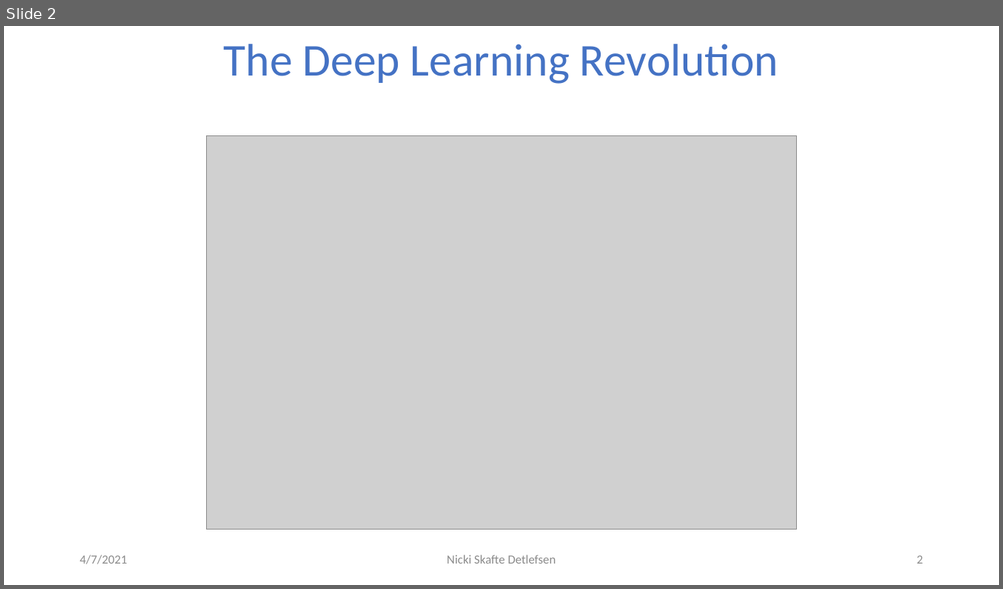
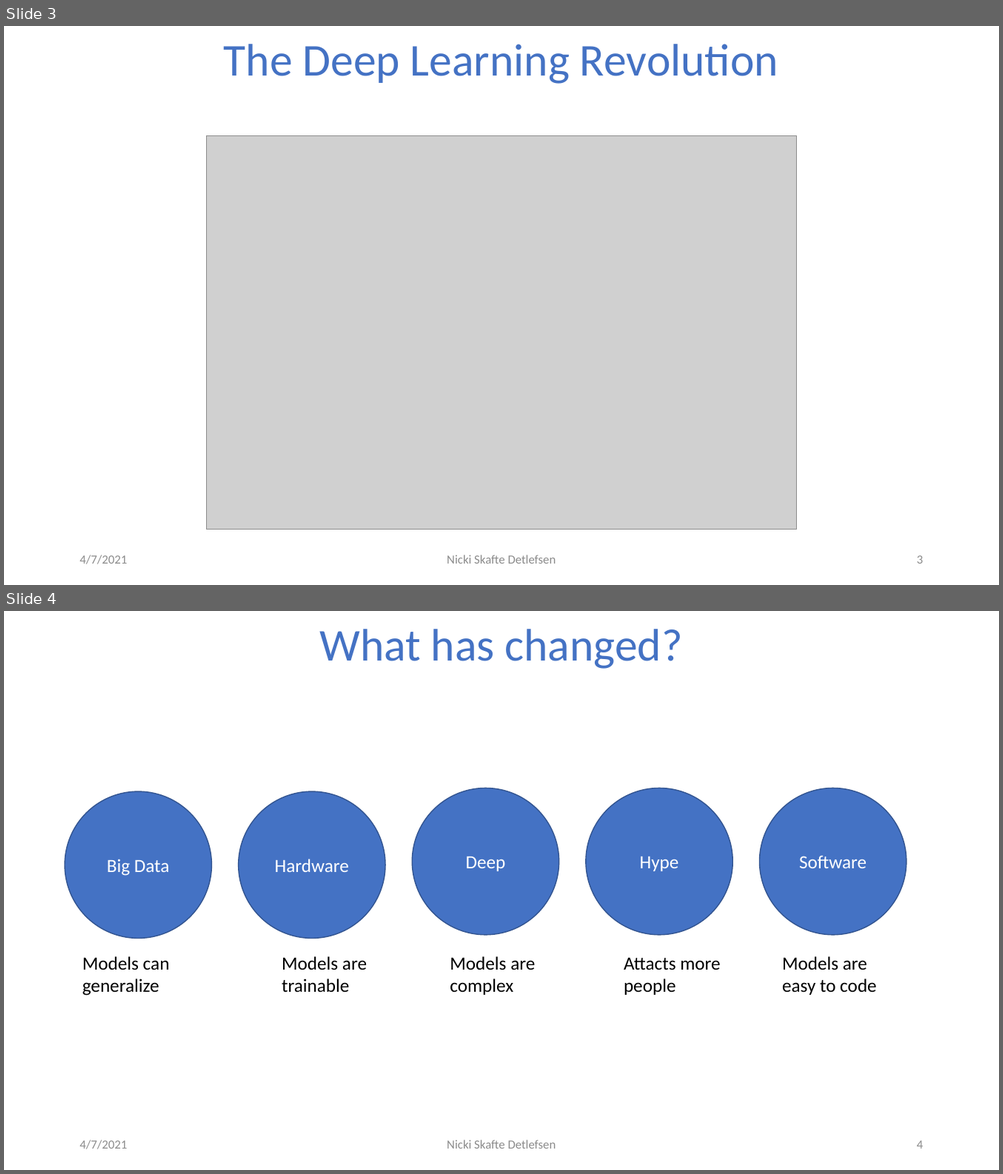
Before and after one commit to DeepEasterbunny/dtu_mlops, a slide deck: How autodiff changed the world.pptx. Shown one above the other, each under a label of ours: slide 2 before the commit, slides 3 and 4 after it. The pictures are 1003x589 and 1003x1174 pixels, drawn with LibreOffice and Linux fonts; fonts in the diff are those of the drawing; grey boxes stand for pictures; background and template pictures are left out. Boxes give left, top, right and bottom in pixels: in the first picture for what was removed or moved away, otherwise in the second. Text is boxed around its words. In the diff, an @@ line names an element or a change of style, - is before the commit and + after.

```diff
--- a/How autodiff changed the world.pptx
+++ b/How autodiff changed the world.pptx
@@ slide 4 added at (x1=4, y1=611, x2=999, y2=1170), background #FFFFFF @@
@@ title added at (x1=319, y1=629, x2=683, y2=669), 44 pt, text #4472C4 @@
+What has changed?
@@ ellipse added at (x1=65, y1=792, x2=211, y2=939), fill #4472C4, outline #325491 1 pt, 18 pt, text #FFFFFF @@
+Big Data
@@ ellipse added at (x1=239, y1=792, x2=385, y2=939), fill #4472C4, outline #325491 1 pt, 18 pt, text #FFFFFF @@
+Hardware
@@ ellipse added at (x1=412, y1=789, x2=559, y2=936), fill #4472C4, outline #325491 1 pt, 18 pt, text #FFFFFF @@
+Deep
@@ ellipse added at (x1=586, y1=789, x2=733, y2=936), fill #4472C4, outline #325491 1 pt, 18 pt, text #FFFFFF @@
+Hype
@@ ellipse added at (x1=759, y1=789, x2=906, y2=936), fill #4472C4, outline #325491 1 pt, 18 pt, text #FFFFFF @@
+Software
@@ text added at (x1=82, y1=957, x2=170, y2=996), 18 pt, text #000000 @@
+Models can generalize
@@ text added at (x1=282, y1=957, x2=367, y2=992), 18 pt, text #000000 @@
+Models are trainable
@@ text added at (x1=449, y1=957, x2=535, y2=995), 18 pt, text #000000 @@
+Models are complex
@@ text added at (x1=623, y1=957, x2=720, y2=995), 18 pt, text #000000 @@
+Attacts more people
@@ text added at (x1=782, y1=957, x2=876, y2=995), 18 pt, text #000000 @@
+Models are easy to code
@@ text added at (x1=79, y1=1140, x2=127, y2=1150), 12 pt, text #8C8C8C @@
+4/7/2021
@@ text added at (x1=447, y1=1140, x2=556, y2=1149), 12 pt, text #8C8C8C @@
+Nicki Skafte Detlefsen
@@ page number added at (x1=916, y1=1141, x2=922, y2=1149), 12 pt, text #8C8C8C @@
+4
@@ what was slide 2 is now slide 3 @@
@@ page number at (x1=916, y1=556, x2=922, y2=564): text changed @@
-2
+3
```
Also in this commit, not shown: 3 slides changed, 2 other slides added.
